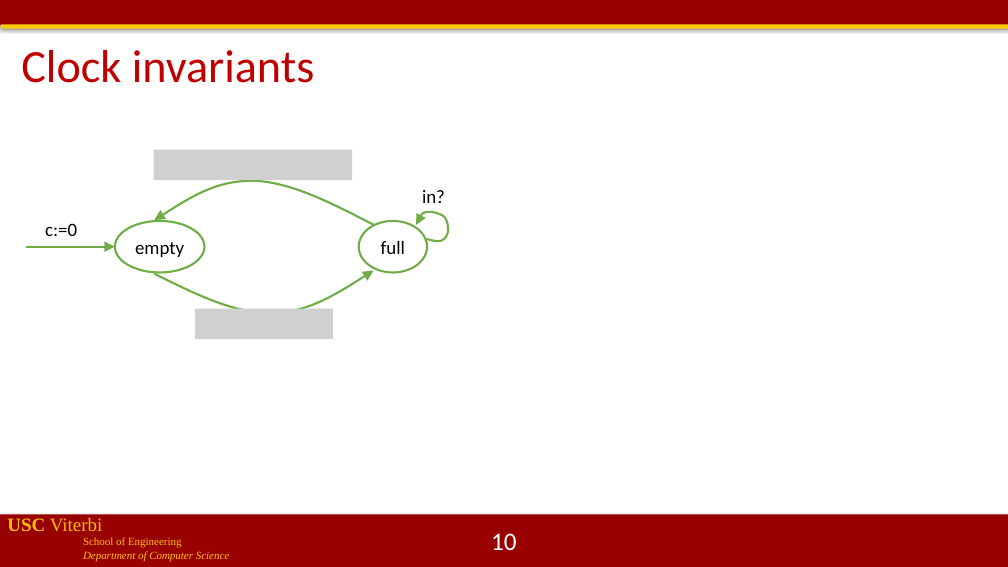
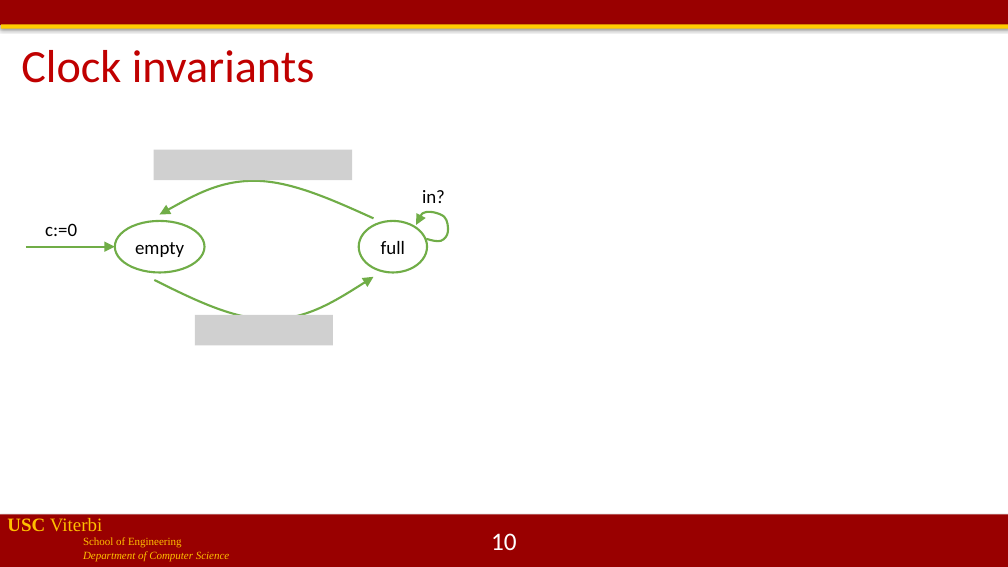
Before and after one commit to jdeshmukh/jdeshmukh.github.io, a slide deck: slide 10 of teaching/cs513slides/lecture2-Timed-Models.pptx. Drawn at 1008x567 pixels with LibreOffice and Linux fonts; fonts in the diff are those of the drawing; grey boxes stand for pictures; background and template pictures are left out. Boxes give left, top, right and bottom in pixels: in the first picture for what was removed or moved away, otherwise in the second. Text is boxed around its words. In the diff, an @@ line names an element or a change of style, - is before the commit and + after.

```diff
--- a/teaching/cs513slides/lecture2-Timed-Models.pptx
+++ b/teaching/cs513slides/lecture2-Timed-Models.pptx
@@ freeform shape: place and size @@
-freeform shape at (154, 181, 374, 225)
+freeform shape at (160, 181, 374, 219)
@@ freeform shape: place and size @@
-freeform shape at (154, 271, 374, 313)
+freeform shape at (154, 277, 374, 319)
@@ picture: place and size @@
-picture at (195, 309, 333, 339)
+picture at (195, 315, 333, 346)
```
Also in this commit, not shown: 3 other slides changed, 1 slide added, 1 other file.
